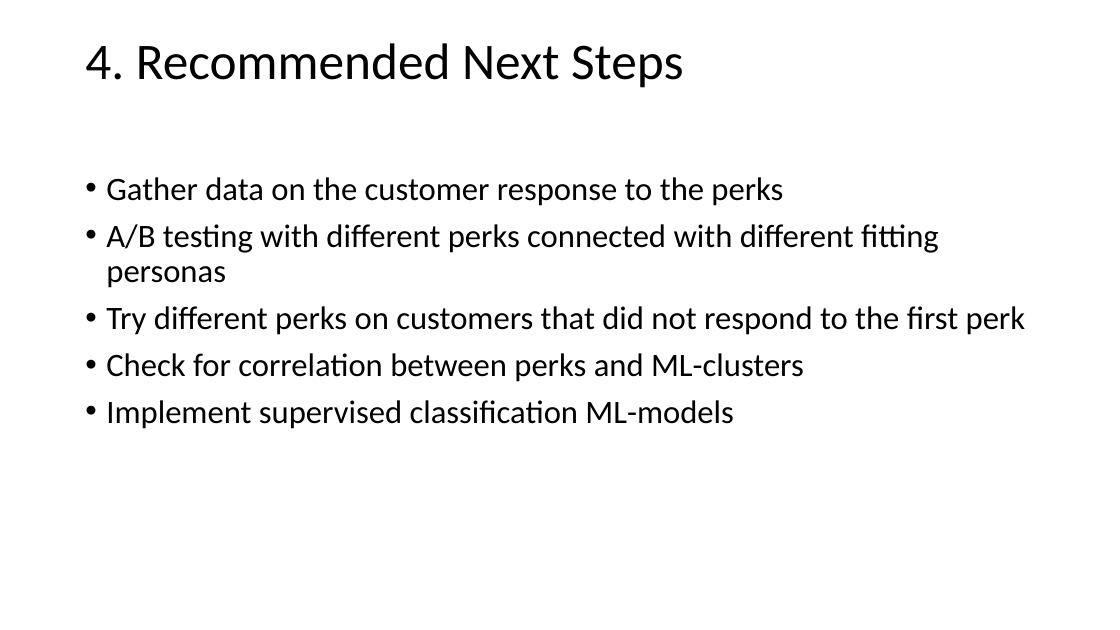
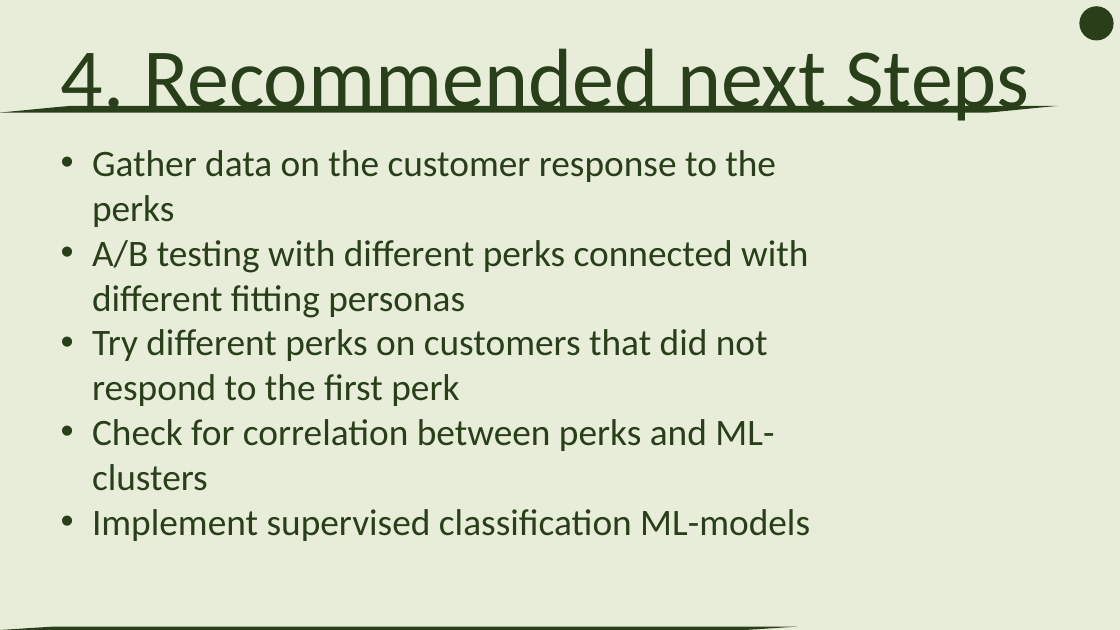
Before and after one commit to florian7380/TravelTide-Project, a slide deck: slide 18 of reports/TravelTide - Presentation.pptx (slide 20 before the commit). Drawn at 1120x630 pixels with LibreOffice and Linux fonts; fonts in the diff are those of the drawing. Boxes give left, top, right and bottom in pixels: in the first picture for what was removed or moved away, otherwise in the second. Text is boxed around its words. In the diff, an @@ line names an element or a change of style, - is before the commit and + after.

```diff
--- a/reports/TravelTide - Presentation.pptx
+++ b/reports/TravelTide - Presentation.pptx
@@ background #FFFFFF to #E8EDDA @@
@@ text "4. Recommended next Steps" at <box>61,48,1029,121</box>: vertical alignment middle to top @@
@@ ellipse added at <box>1081,7,1113,39</box>, fill #283F19, outline #283F19 1 pt @@
@@ text at <box>61,48,1029,121</box>: text changed; size 44 to 72 pt; text colour #000000 to #283F19 @@
-4. Recommended Next Steps
+4. Recommended next Steps
@@ freeform shape added at <box>0,106,1059,113</box>, fill #283F19 @@
@@ text "Gather data on the customer ...": place and size @@
-text "Gather data on the customer ..." at <box>106,177,1026,429</box>
+text "Gather data on the customer ..." at <box>92,150,810,541</box>
@@ text "Gather data on the customer ..." at <box>92,150,810,541</box>: size 28 to 32 pt, text colour #000000 to #283F19; indent changed; line spacing 0.9 to 1; less space between paragraphs @@
@@ freeform shape added at <box>0,627,797,630</box>, fill #283F19 @@
```
Also in this commit, not shown: 17 other slides changed, 2 slides removed.
